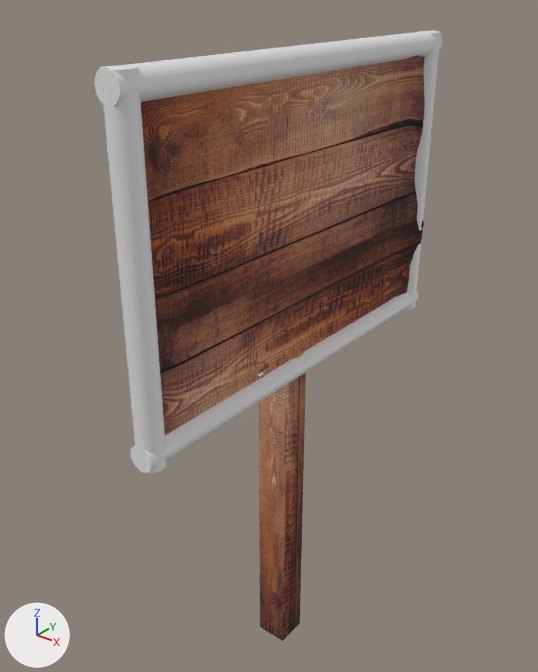
Renders of the glTF model sign2.glb from each side of a commit.
Camera for both pictures: a 50 mm camera at (2.68, -3.66, 4.93) aimed at (-0.3, 0.06, 2.62). Lighting does not change. The marker at lower left points along +X, +Y and +Z. Where no turn or scale is listed for an object, it has been applied to the vertices.

The older version as bpy lines, for what is in view:
```python
me_cylinder_001 = bpy.data.meshes.new('Cylinder.001')
me_cylinder_001.from_pydata(...)  # a 32-sided cylinder along y spanning x -0.08..0.08, y -1.49..1.49, z -0.08..0.08
me_cylinder_003 = bpy.data.meshes.new('Cylinder.003')
me_cylinder_003.from_pydata(...)  # a 32-sided cylinder along z spanning x -0.08..0.08, y -0.08..0.08, z -1.05..1.05
me_cylinder_004 = bpy.data.meshes.new('Cylinder.004')
me_cylinder_004.from_pydata(...)  # a 32-sided cylinder along y spanning x -0.08..0.08, y -1.49..1.49, z -0.08..0.08
me_cylinder_005 = bpy.data.meshes.new('Cylinder.005')
me_cylinder_005.from_pydata(...)  # a 32-sided cylinder along z spanning x -0.08..0.08, y -0.08..0.08, z -1.05..1.05
me_plane_plane_001 = bpy.data.meshes.new('Plane_Plane.001')
me_plane_plane_001.from_pydata(...)  # 20535 vertices, 41043 faces; spans x -0.01..0.12, y -0.96..2.01, z -1.0..1.0
me_plane_plane_001.materials.append(mat_material_002)  # picture img_wooden_sign_texture
ob_cylinder_001 = bpy.data.objects.new('Cylinder.001', me_cylinder_001)
ob_cylinder_001.location = (0.024, 0.028, 2.546)
ob_cylinder_002 = bpy.data.objects.new('Cylinder.002', me_cylinder_003)
ob_cylinder_002.location = (0.024, -1.386, 3.515)
ob_cylinder_003 = bpy.data.objects.new('Cylinder.003', me_cylinder_004)
ob_cylinder_003.location = (0.024, 0.028, 4.489)
ob_cylinder_004 = bpy.data.objects.new('Cylinder.004', me_cylinder_005)
ob_cylinder_004.location = (0.024, 1.458, 3.515)
ob_plane_plane_001 = bpy.data.objects.new('Plane_Plane.001', me_plane_plane_001)
ob_plane_plane_001.location = (0.0, -0.493, 3.506)
# also in view: 'Cube_Cube.001' at (-0.13, 0.0, 1.74)
```
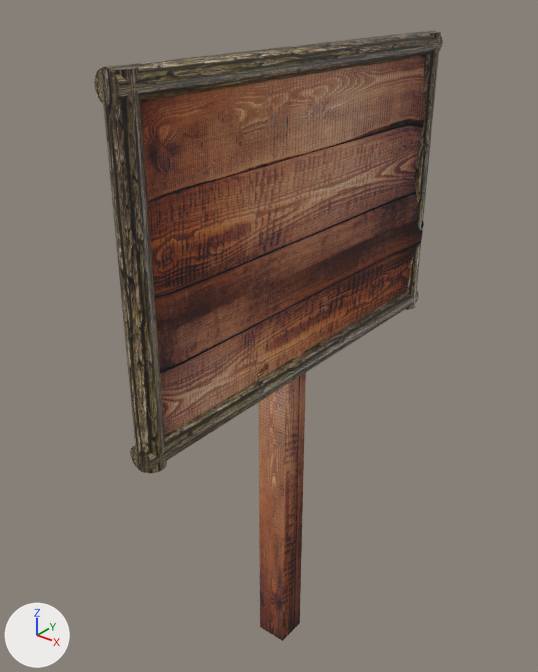
The change, as a list of edits to the scene's bpy script:
```text
Add img_bark:
    img_bark = load_image('bark', '_unpacked/bark', 483, 725, 'sRGB')
Add mat_material:
    mat_material = principled_material('Material')
    mat_material.texture = img_bark
    mat_material.roughness = 0.4
Change me_cylinder_001:
    where me_cylinder_001.from_pydata(...)  # 64 vertices, 124 faces; spans x -0.08..0.08, y -1.49..1.49, z -0.08..0.08
    add me_cylinder_001.materials.append(mat_material)  # picture img_bark
Change me_cylinder_003:
    where me_cylinder_003.from_pydata(...)  # 64 vertices, 124 faces; spans x -0.08..0.08, y -0.08..0.08, z -1.05..1.05
    add me_cylinder_003.materials.append(mat_material)  # picture img_bark
Change me_cylinder_004:
    where me_cylinder_004.from_pydata(...)  # 64 vertices, 124 faces; spans x -0.08..0.08, y -1.49..1.49, z -0.08..0.08
    add me_cylinder_004.materials.append(mat_material)  # picture img_bark
Change me_cylinder_005:
    where me_cylinder_005.from_pydata(...)  # 64 vertices, 124 faces; spans x -0.08..0.08, y -0.08..0.08, z -1.05..1.05
    add me_cylinder_005.materials.append(mat_material)  # picture img_bark
```

What differs and where, as boxes [x1, y1, x2, y2] in the pictures (538 x 672 px):
'Cylinder.002', recoloured (grey to brown): [100, 66, 167, 473] in both
'Cylinder.003', recoloured: [94, 30, 443, 106] in both
'Cylinder.001', recoloured: [130, 291, 419, 473] in both
'Cylinder.004', recoloured: [405, 31, 441, 310] in both
